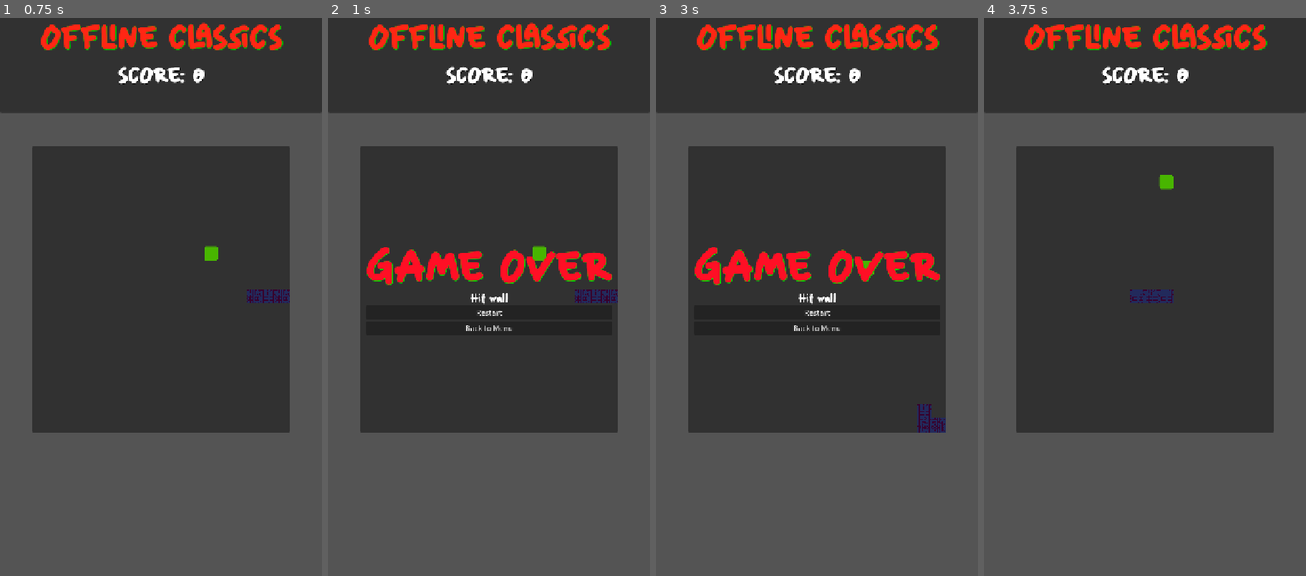
Above: before the commit, frames 1-4 (left to right).
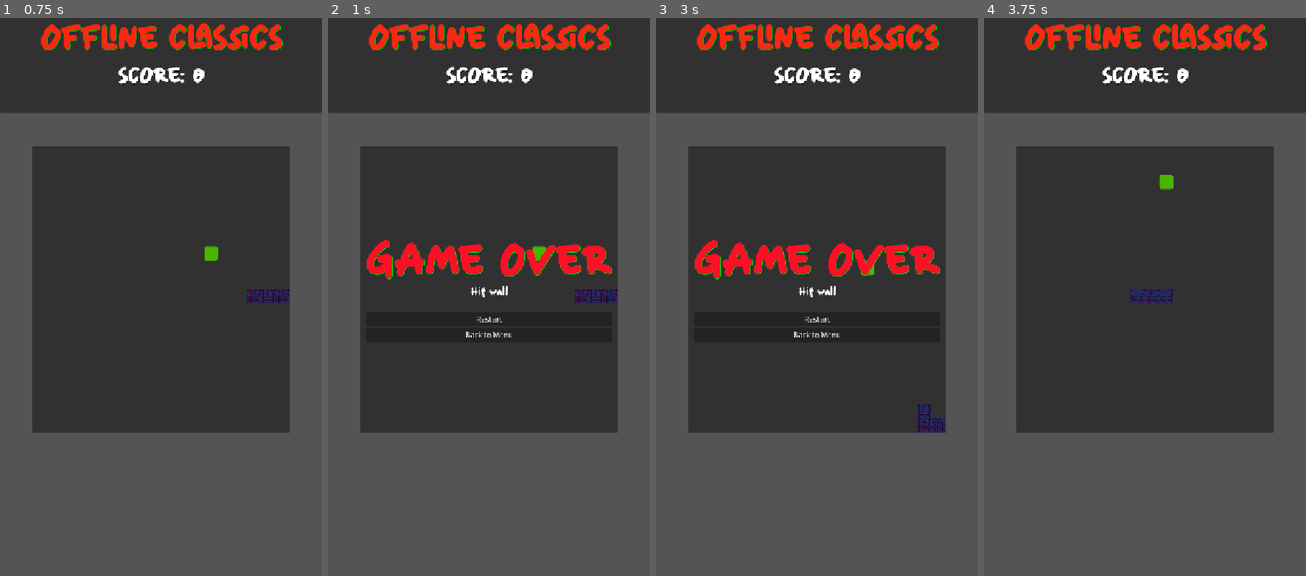
Above: after the commit, the same moments.

Repository: lma812/OfflineClassics
Game: Godot game, scene res://snake/snake_game.tscn
Two runs of this game, one before a commit and one after it. Both use one fixed random seed, a clock stepped at 60 frames per second and the inputs below. This scene is started directly instead of the project's main scene.
Inputs (mouse positions are in pixels of both pictures, inside the frame that each line leads up to):
- Up to frame 1 (0.75 s): tap Enter at 0.5 s; move the mouse to (231, 263) at 0.52 s; hold Right (move_right) from 0.53 s (still down); tap L at 0.6 s; click (231, 263) at 0.67 s
- Up to frame 2 (1 s): keep holding Right (move_right)
- Up to frame 3 (3 s): release Right (move_right) at 1.25 s; click "Restart" at 1.25 s; move the mouse to (752, 319) at 2.02 s; hold Down (move_down) 2.03-2.78 s; tap L at 2.1, 2.85 s; move the mouse to (849, 163) at 2.77 s; hold Right (move_right) from 2.78 s (still down)
- Up to frame 4 (3.75 s): release Right (move_right) at 3.5 s; click "Restart" at 3.5 s

Frame 1 is identical in both runs. In frame 2, 2.9% of the frame differs, in the area x 11-89%, y 39-58%; in frame 3, 2.9%; in frame 4, nothing differs.

Commit message:
added shared persistence

Diff:
--- a/project.godot
+++ b/project.godot
@@ -18,6 +18,7 @@
 [autoload]
 
 GameColors="*uid://pi2216hvhymn"
+SaveManager="*uid://cxnf3gyym8tgg"
 
 [display]
 
@@ -27,6 +28,10 @@
 window/stretch/aspect="expand"
 window/handheld/orientation=1
 window/defaults/default_clear_color=Color(0.3, 0.3, 0.3, 1)
+
+[editor]
+
+version_control/autoload_on_startup=true
 
 [input]
 
--- /dev/null
+++ b/shared/save_manager.gd
@@ -0,0 +1,79 @@
+extends Node
+
+const SAVE_PATH = "user://scores.json"
+const TEMP_PATH = "user://scores.tmp"
+const BACKUP_PATH = "user://scores.bak"
+
+var _data: Dictionary = {}
+
+func get_default_scores() -> Dictionary:
+	return {
+		"2048":{"high_score": 0,"games_played": 0},
+		"snake":{"high_score": 0,"games_played": 0},
+		"yahtzee":{"high_score": 0,"games_played": 0},
+		"wordle":{"best_streak": 0,"games_played": 0},
+		"word_bomb":{"high_score": 0,"games_played": 0},
+	}
+
+func _ready() -> void:
+	_data = _load()
+
+func get_game(game: String) -> Dictionary:
+	return _data.get(game, get_default_scores().get(game, {}))
+
+func update_game(game: String, scores: Dictionary) -> void:
+	_data[game] = scores
+
+func _load() -> Dictionary:
+	if not FileAccess.file_exists(SAVE_PATH):
+		return get_default_scores()
+	var file = FileAccess.open(SAVE_PATH,FileAccess.READ)
+	var text = file.get_as_text()
+	file.close()
+	var parsed = JSON.parse_string(text)
+	if parsed == null:
+		push_warning("SaveManager: Save file is corrupted. Returning to previous save")
+		return _load_backup()
+	return parsed
+
+func _load_backup() -> Dictionary:
+	if not FileAccess.file_exists(BACKUP_PATH):
+		push_warning("SaveManager: no backup found, resetting to defaults.")
+		return get_default_scores()
+
+	var file = FileAccess.open(BACKUP_PATH, FileAccess.READ)
+	if file == null:
+		return get_default_scores()
+
+	var parsed = JSON.parse_string(file.get_as_text())
+	file.close()
+
+	return parsed if parsed != null else get_default_scores()
+
+func _save() -> void:
+	var file = FileAccess.open(TEMP_PATH, FileAccess.WRITE)
+	if file == null:
+		push_error("SaveManager: could not open temp file. Error: %s" % FileAccess.get_open_error())
+		emit_signal("save_failed")
+	file.store_string(JSON.stringify(_data, "\t"))
+
+	#Verify Save
+	var verify = FileAccess.open(TEMP_PATH, FileAccess.READ)
+	if verify == null or JSON.parse_string(verify.get_as_text()) == null:
+		push_error("SaveManager: temp file is invalid, aborting save.")
+		verify.close()
+		return
+	verify.close()
+
+	# Backup last good save
+	if FileAccess.file_exists(SAVE_PATH):
+		DirAccess.copy_absolute(
+			ProjectSettings.globalize_path(SAVE_PATH),
+			ProjectSettings.globalize_path(BACKUP_PATH)
+		)
+
+	# Rewrite the current save file with the temp file to update.
+	DirAccess.rename_absolute(
+		ProjectSettings.globalize_path(TEMP_PATH),
+		ProjectSettings.globalize_path(SAVE_PATH)
+	)
--- a/snake/snake_game.tscn
+++ b/snake/snake_game.tscn
@@ -52,6 +52,12 @@
 theme_override_font_sizes/font_size = 25
 horizontal_alignment = 1
 
+[node name="Highscore" type="Label" parent="GameOverScreen/VBoxContainer" unique_id=767714486]
+layout_mode = 2
+theme_override_fonts/font = ExtResource("2_0bs24")
+theme_override_font_sizes/font_size = 25
+horizontal_alignment = 1
+
 [node name="Restart" type="Button" parent="GameOverScreen/VBoxContainer" unique_id=852199278]
 layout_mode = 2
 text = "Restart"
Not shown, added: shared/save_manager.gd.uid
